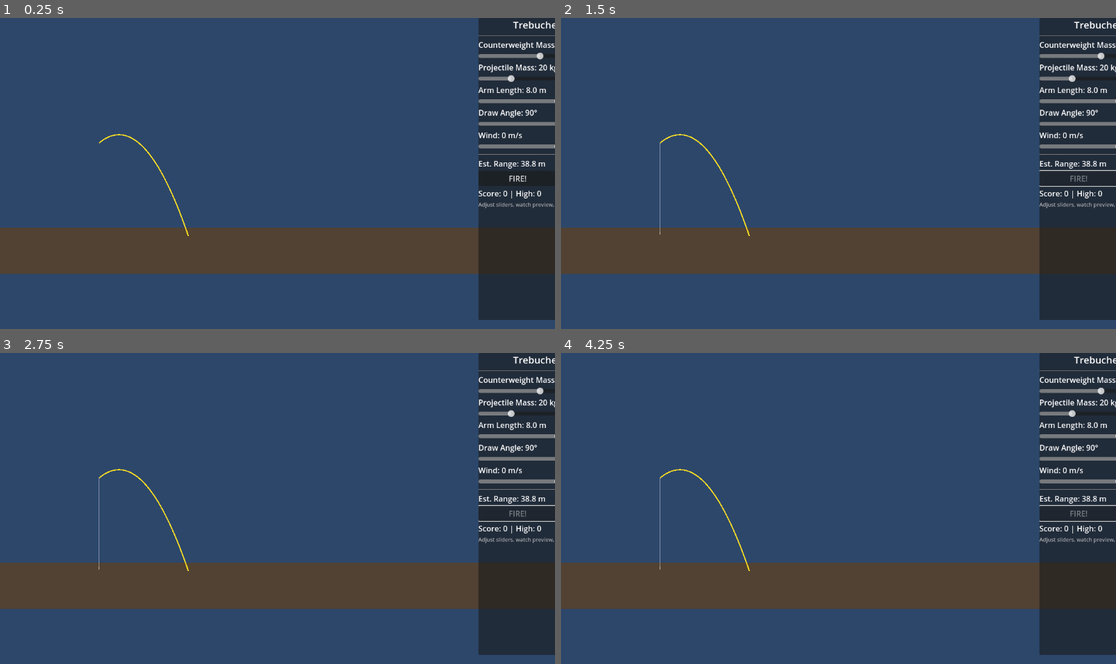
Above: before the commit, frames 1-4 (two rows, left to right).
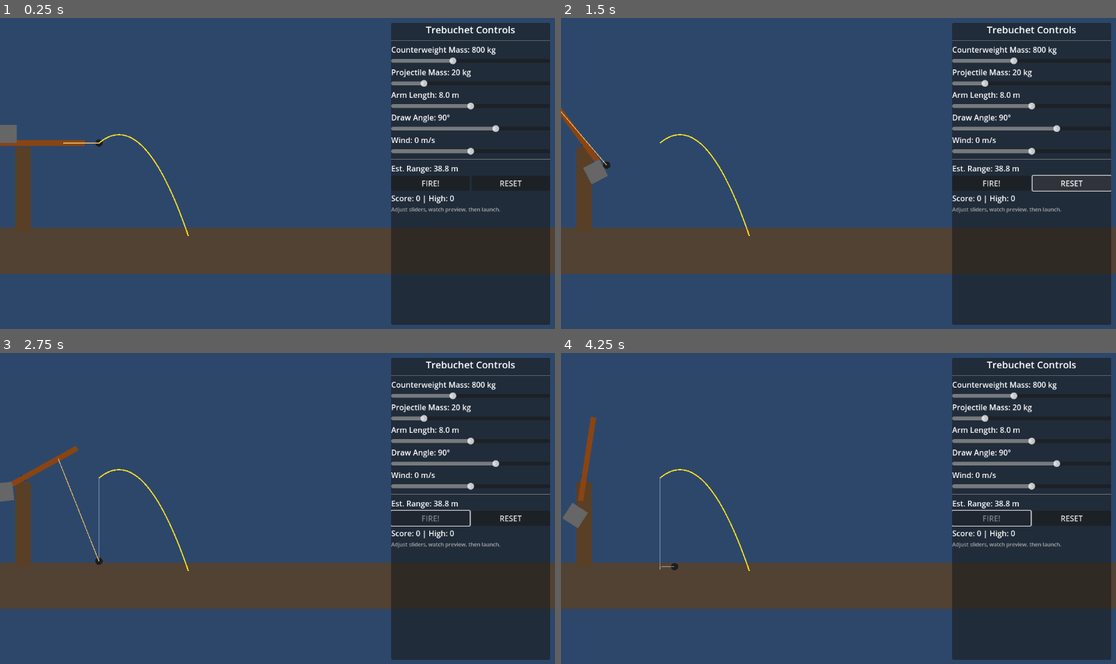
Above: after the commit, the same moments.

Repository: TrebuchetDynamics/trebuchet-dynamics-simulation
Game: Godot game, scene res://scenes/Trebuchet.tscn
The game is run twice, just before and just after one commit, with the same random seed, the same clock (stepped at 60 frames per second) and the same inputs.
Inputs (mouse positions are in pixels of both pictures, inside the frame that each line leads up to):
- Up to frame 1 (0.25 s): no input
- Up to frame 2 (1.5 s): click "FIRE!" at 0.5 s; click (1071, 182) at 1.25 s, where only the run after the commit has a clickable "RESET"
- Up to frame 3 (2.75 s): click (432, 517) at 2 s, where only the run after the commit has a clickable "FIRE!"
- Up to frame 4 (4.25 s): no input

The runs differ from the first frame. In frame 1, 20% of the frame differs, in the area x 0-100%, y 0-99%; in frame 2, 20%; in frame 3, 20%; in frame 4, 20%.

Commit message:
Add comprehensive documentation for 2D physics in RigidBody2D games
- Introduced detailed sections on 2D physics bodies, including StaticBody2D, RigidBody2D, CharacterBody2D, and Area2D.
- Explained body types, traits, and their applications in RigidBody2D games.
- Provided best practices for using Collision Shapes 2D and performance tips.
- Included runtime creation examples and full code snippets for RigidBody2D and CharacterBody2D implementations.
- Addressed common physics issues with troubleshooting tips and solutions.
- Added information on using Jolt Physics for 3D, emphasizing its lack of 2D support.
- Outlined a full workflow for integrating RigidBody2D with practical steps and references.

Diff:
--- a/scenes/Trebuchet.tscn
+++ b/scenes/Trebuchet.tscn
@@ -15,6 +15,7 @@
 size = Vector2(48, 48)
 
 [sub_resource type="CircleShape2D" id="CircleProjectile"]
+radius = 10.0
 
 [sub_resource type="RectangleShape2D" id="RectGround"]
 size = Vector2(1920, 40)
@@ -33,6 +34,8 @@
 
 [node name="Frame" type="StaticBody2D" parent="Simulation/TrebuchetRig"]
 visible = true
+collision_layer = 0
+collision_mask = 0
 
 [node name="FrameVisual" type="Polygon2D" parent="Simulation/TrebuchetRig/Frame"]
 color = Color(0.35, 0.25, 0.15, 1)
@@ -44,6 +47,8 @@
 [node name="Pivot" type="StaticBody2D" parent="Simulation/TrebuchetRig"]
 position = Vector2(0, -120)
 visible = true
+collision_layer = 0
+collision_mask = 0
 
 [node name="PivotVisual" type="Polygon2D" parent="Simulation/TrebuchetRig/Pivot"]
 color = Color(0.2, 0.2, 0.2, 1)
@@ -99,22 +104,24 @@
 
 [node name="JointPivot" type="PinJoint2D" parent="Simulation/TrebuchetRig"]
 position = Vector2(0, -120)
-node_a = NodePath("Pivot")
-node_b = NodePath("Arm")
+node_a = NodePath("../Pivot")
+node_b = NodePath("../Arm")
 bias = 0.9
+disable_collision = true
 
 [node name="JointCounterweight" type="PinJoint2D" parent="Simulation/TrebuchetRig"]
 position = Vector2(0, -200)
-node_a = NodePath("Arm")
-node_b = NodePath("Counterweight")
+node_a = NodePath("../Arm")
+node_b = NodePath("../Counterweight")
+disable_collision = true
 
 [node name="JointSling" type="DampedSpringJoint2D" parent="Simulation/TrebuchetRig"]
 position = Vector2(0, -20)
-node_a = NodePath("Arm")
-node_b = NodePath("Projectile")
+node_a = NodePath("../Arm")
+node_b = NodePath("../Projectile")
 rest_length = 80.0
-stiffness = 5.0
-damping = 0.05
+stiffness = 420.0
+damping = 12.0
 
 [node name="SlingLine" type="Line2D" parent="Simulation/TrebuchetRig"]
 points = PackedVector2Array(0, -20, 0, 60)
--- a/scripts/Trebuchet.gd
+++ b/scripts/Trebuchet.gd
@@ -5,6 +5,8 @@
 const GROUND_Y := 520.0
 const GRAVITY := 9.81
 const WIND_FORCE_SCALE := 3.2
+const SLING_STIFFNESS := 420.0
+const SLING_DAMPING := 12.0
 const SIM_STEPS := 220
 const TRAJECTORY_DT := 0.03
 const TRAIL_POINT_DISTANCE := 6.0
@@ -128,11 +130,17 @@
 	if not ui:
 		ui = Control.new()
 		ui.name = "UI"
-		ui.anchor_right = 1.0
-		ui.anchor_bottom = 1.0
-		ui.size_flags_horizontal = Control.SIZE_EXPAND_FILL
-		ui.size_flags_vertical = Control.SIZE_EXPAND_FILL
 		canvas_layer.add_child(ui)
+	ui.anchor_left = 0.0
+	ui.anchor_top = 0.0
+	ui.anchor_right = 1.0
+	ui.anchor_bottom = 1.0
+	ui.offset_left = 0.0
+	ui.offset_top = 0.0
+	ui.offset_right = 0.0
+	ui.offset_bottom = 0.0
+	ui.size_flags_horizontal = Control.SIZE_EXPAND_FILL
+	ui.size_flags_vertical = Control.SIZE_EXPAND_FILL
 	return ui
 
 func _setup_ui() -> void:
@@ -269,7 +277,6 @@
 	score = 0
 	_update_score_label()
 	fire_button.disabled = true
-	reset_button.disabled = true
 
 func _append_trail_point() -> void:
 	if projectile_trail.get_point_count() == 0:
@@ -310,7 +317,7 @@
 	var points := PackedVector2Array()
 	points.append(start)
 	var final_x: float = start.x
-	for i in SIM_STEPS:
+	for _i in range(SIM_STEPS):
 		vel.y += (GRAVITY * PIXELS_PER_METER) * TRAJECTORY_DT
 		vel.x += slider_state["wind"] * WIND_FORCE_SCALE * TRAJECTORY_DT
 		pos += vel * TRAJECTORY_DT
@@ -331,13 +338,16 @@
 		return
 	for child in ground_root.get_children():
 		child.queue_free()
+	ground_root.z_index = -10
 	var sky := Polygon2D.new()
+	sky.z_index = -20
 	sky.color = Color(0.18, 0.28, 0.42)
 	sky.polygon = _rect_polygon(Vector2(1920, 960))
 	sky.position = Vector2(960, 360)
 	ground_root.add_child(sky)
 
 	var ground := Polygon2D.new()
+	ground.z_index = -15
 	ground.color = Color(0.32, 0.26, 0.2)
 	ground.polygon = _rect_polygon(Vector2(1920, 120))
 	ground.position = Vector2(960, GROUND_Y + 40)
@@ -403,11 +413,15 @@
 	arm_shape.position.y = (arm_long_length_px - arm_short_length_px) * 0.5
 
 func _update_joint_targets() -> void:
-	if joint_counterweight:
-		joint_counterweight.position = Vector2(0, -arm_short_length_px)
-	if joint_sling:
-		joint_sling.position = Vector2(0, arm_long_length_px)
+	if joint_counterweight and arm_body and trebuchet_rig:
+		var hinge_global := arm_body.to_global(Vector2(0, -arm_short_length_px))
+		joint_counterweight.position = trebuchet_rig.to_local(hinge_global)
+	if joint_sling and arm_body and trebuchet_rig:
+		var sling_anchor_global := arm_body.to_global(Vector2(0, arm_long_length_px))
+		joint_sling.position = trebuchet_rig.to_local(sling_anchor_global)
 		joint_sling.rest_length = sling_length_px
+		joint_sling.stiffness = SLING_STIFFNESS
+		joint_sling.damping = SLING_DAMPING
 
 func _cock_trebuchet() -> void:
 	if not arm_body or not projectile_body:
@@ -428,6 +442,7 @@
 	projectile_body.rotation = 0.0
 	projectile_body.linear_velocity = Vector2.ZERO
 	projectile_body.angular_velocity = 0.0
+	_update_joint_targets()
 	sling_attached = true
 	released = false
 	armed = false
@@ -447,11 +462,11 @@
 		return
 	joint_sling = DampedSpringJoint2D.new()
 	joint_sling.name = "JointSling"
-	joint_sling.node_a = NodePath("Arm")
-	joint_sling.node_b = NodePath("Projectile")
+	joint_sling.node_a = NodePath("../Arm")
+	joint_sling.node_b = NodePath("../Projectile")
 	joint_sling.disable_collision = true
-	joint_sling.stiffness = 5.0
-	joint_sling.damping = 0.05
+	joint_sling.stiffness = SLING_STIFFNESS
+	joint_sling.damping = SLING_DAMPING
 	trebuchet_rig.add_child(joint_sling)
 	_update_joint_targets()
 
Not shown, changed: trebuchet.svg
Not shown, changed: FIXES_APPLIED.md
Not shown, added: docs.md
